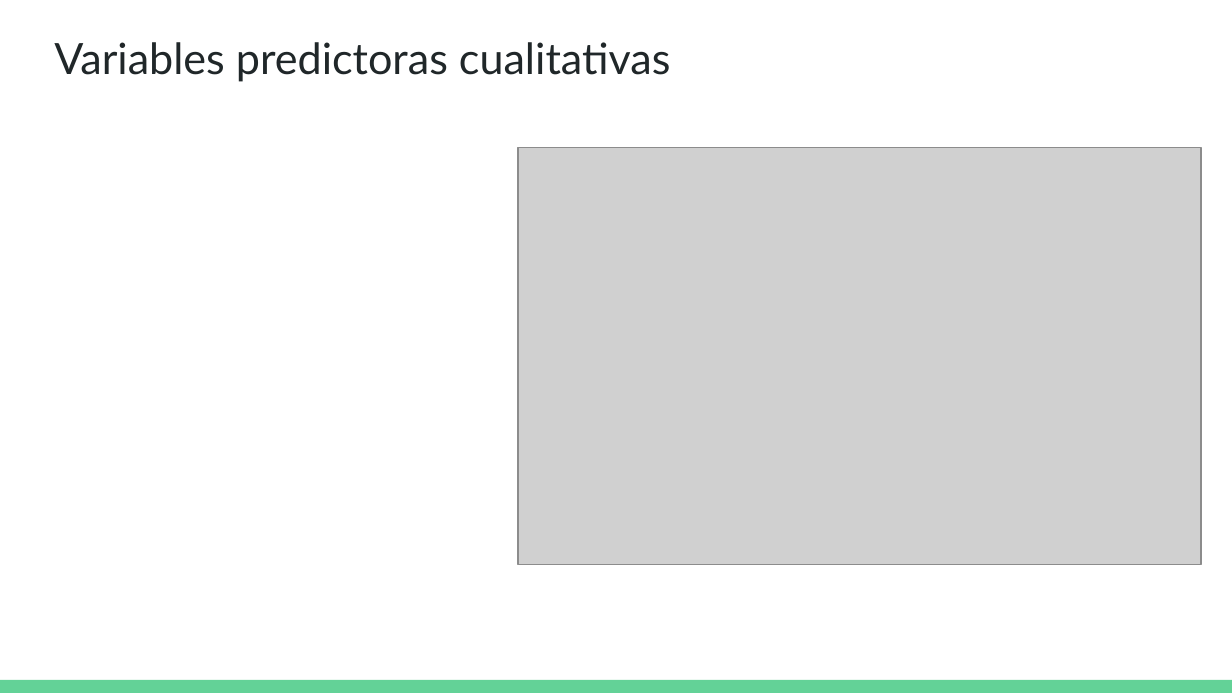
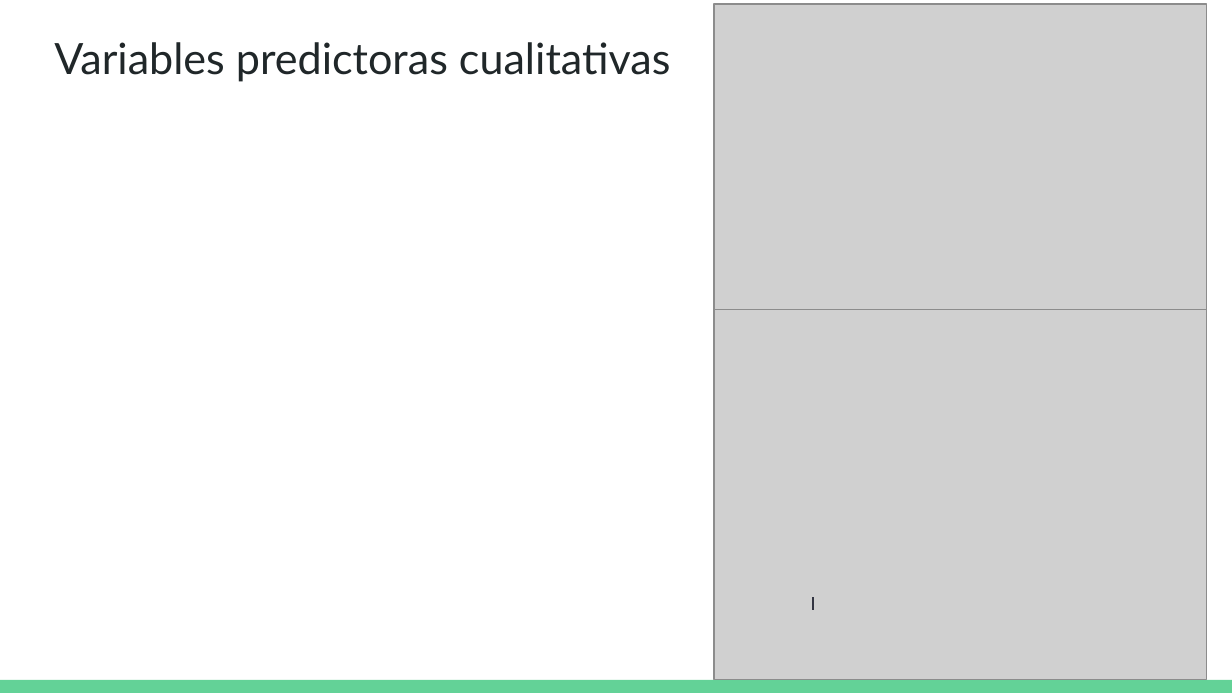
Before and after one commit to DCSCyHD/2023_modulo_3, a slide deck: slide 14 of clase3/teorica_3.pptx. Drawn at 1232x693 pixels with LibreOffice and Linux fonts; fonts in the diff are those of the drawing; grey boxes stand for pictures. Boxes give left, top, right and bottom in pixels: in the first picture for what was removed or moved away, otherwise in the second. Text is boxed around its words. In the diff, an @@ line names an element or a change of style, - is before the commit and + after.

```diff
--- a/clase3/teorica_3.pptx
+++ b/clase3/teorica_3.pptx
@@ picture added at (715, 4, 1207, 373) @@
@@ picture removed at (517, 148, 1200, 565) @@
@@ picture added at (715, 310, 1207, 680) @@
@@ picture added at (769, 554, 896, 598) @@
@@ line added from (813, 567) to (813, 610), #333643 1.5 pt @@
```
Also in this commit, not shown: 4 other slides changed, 5 slides added, 7 slides removed, 1 other file.
